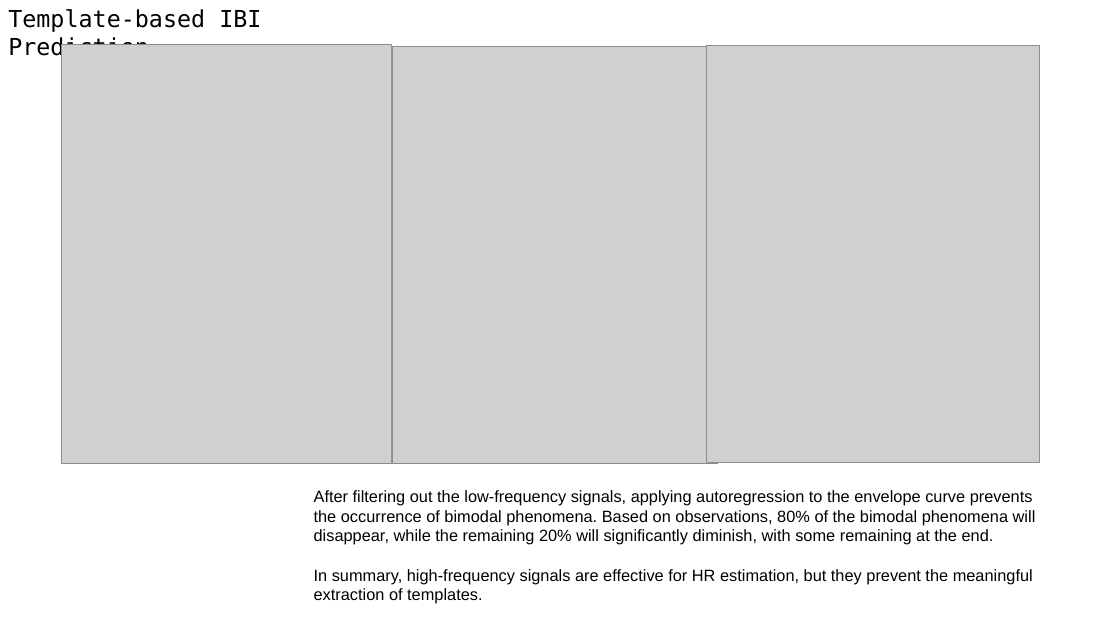
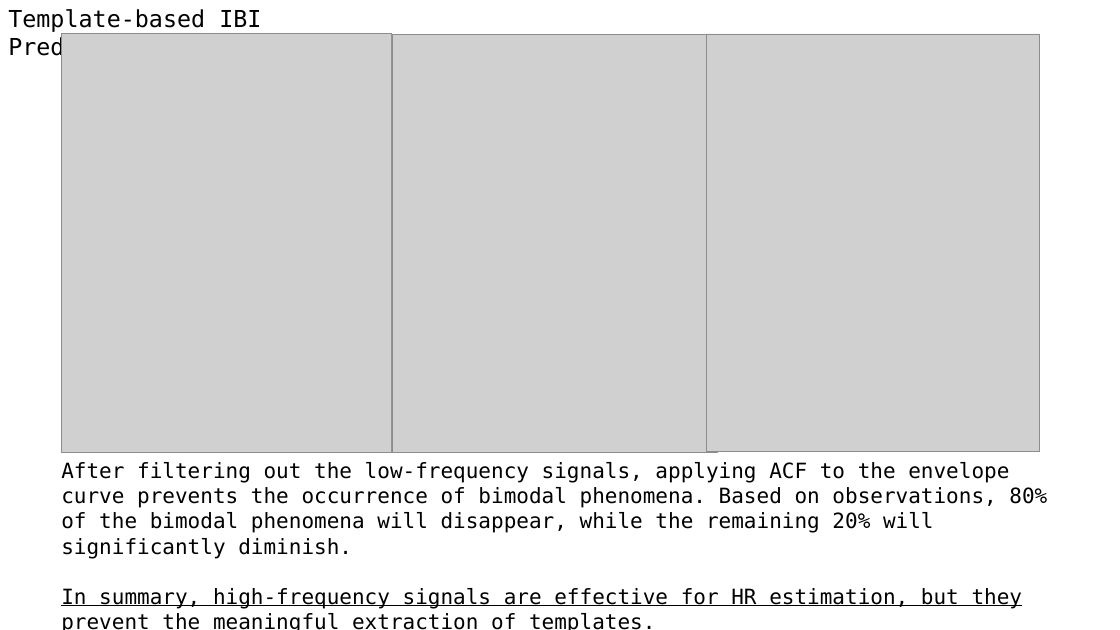
Before and after one commit to A-Big-Tortoise/Presentation, a slide deck: slide 9 of Presentation_0129_JiayuChen.pptx. Drawn at 1120x630 pixels with LibreOffice and Linux fonts; fonts in the diff are those of the drawing; grey boxes stand for pictures. Boxes give left, top, right and bottom in pixels: in the first picture for what was removed or moved away, otherwise in the second. Text is boxed around its words. In the diff, an @@ line names an element or a change of style, - is before the commit and + after.

```diff
--- a/Presentation_0129_JiayuChen.pptx
+++ b/Presentation_0129_JiayuChen.pptx
@@ 3 pictures: place and size @@
-3 pictures at bbox=[61, 45, 1040, 464]
+3 pictures at bbox=[61, 34, 1040, 452]
@@ text "After filtering out the low-frequency ...": place and size @@
-text "After filtering out the low-frequency ..." at bbox=[314, 490, 1036, 604]
+text "After filtering out the low-frequency ..." at bbox=[61, 462, 1047, 630]
@@ text at bbox=[61, 462, 1047, 559]: text changed; size 14 to 18 pt; font Arial to DejaVu Sans Mono @@
-After filtering out the low-frequency signals, applying autoregression to the envelope curve prevents the occurrence of bimodal phenomena. Based on observations, 80% of the bimodal phenomena will disappear, while the remaining 20% will significantly diminish, with some remaining at the end.
+After filtering out the low-frequency signals, applying ACF to the envelope curve prevents the occurrence of bimodal phenomena. Based on observations, 80% of the bimodal phenomena will disappear, while the remaining 20% will significantly diminish.
@@ text at bbox=[61, 588, 1023, 630]: size 14 to 18 pt, font Arial to DejaVu Sans Mono, underline on in "In summary, high-frequency signals are effective for ..." @@
```
Also in this commit, not shown: 14 other slides changed, 1 slide added.
